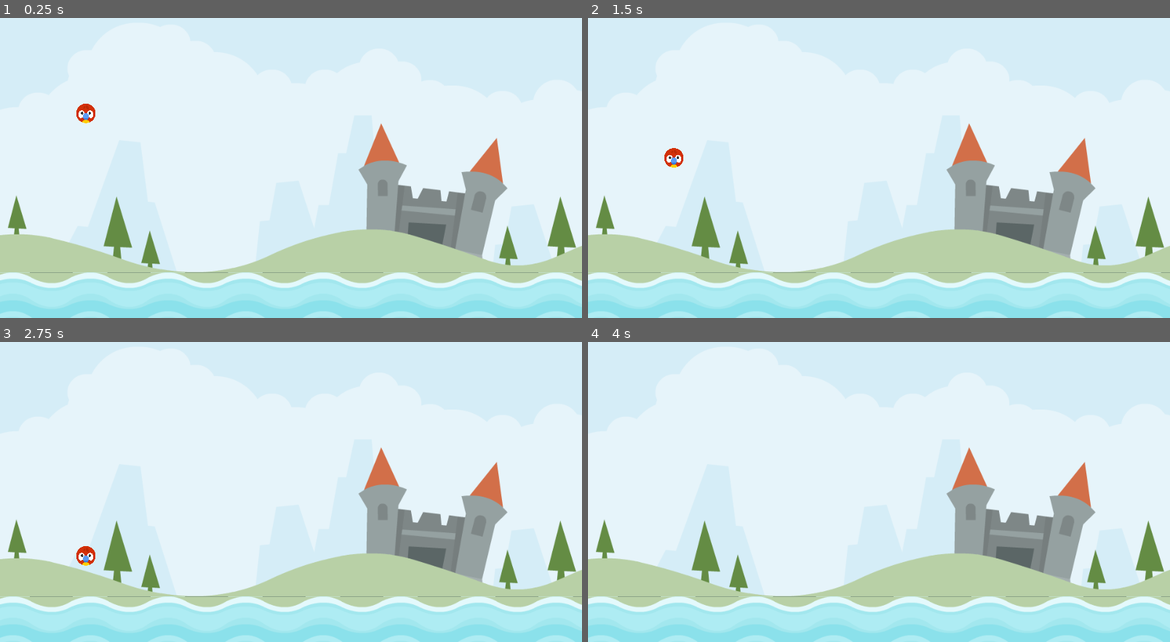
Above: before the commit, frames 1-4 (two rows, left to right).
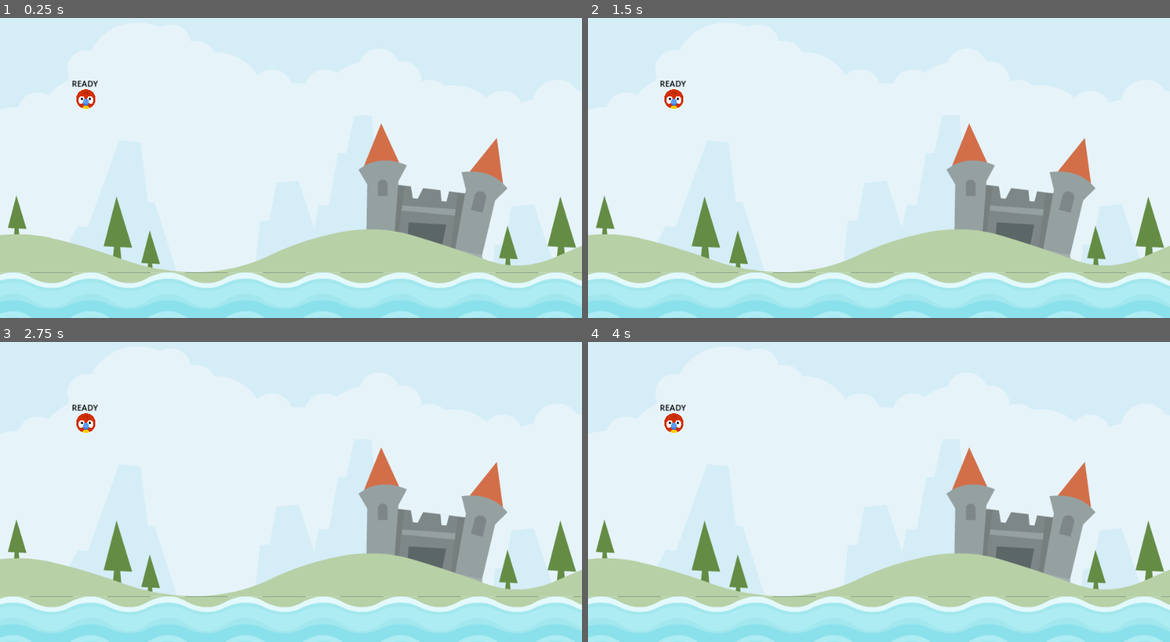
Above: after the commit, the same moments.

Repository: Babrakov/angry-animals
Game: Godot game, scene res://scenes/level.tscn
Same seed, same stepped clock (60 frames per second), same inputs: the game is played once before the commit and once after it.
Inputs (mouse positions are in pixels of both pictures, inside the frame that each line leads up to):
- Up to frame 1 (0.25 s): no input
- Up to frame 2 (1.5 s): move the mouse to (1007, 138) at 0.52 s; press the mouse at (1007, 138) at 0.53 s; release the mouse at (1007, 138) at 1.25 s; drag from (762, 171) to (908, 315) at 1.27 s
- Up to frame 3 (2.75 s): move the mouse to (349, 408) at 2.02 s; press the mouse at (349, 408) at 2.03 s
- Up to frame 4 (4 s): release the mouse at (937, 408) at 2.75 s; drag from (849, 543) to (704, 429) at 2.77 s; move the mouse to (1053, 528) at 3.52 s; press the mouse at (1053, 528) at 3.53 s

The runs differ from the first frame. In frame 1, 0.4% of the frame differs, in the area x 12-17%, y 20-36%; in frame 2, 0.4%; in frame 3, 0.4%, in the area x 12-17%, y 20-75%; in frame 4, 0.2%.

Commit message:
Animal state

Diff:
--- a/project.godot
+++ b/project.godot
@@ -23,6 +23,14 @@
 
 window/stretch/mode="canvas_items"
 
+[input]
+
+drag={
+"deadzone": 0.5,
+"events": [Object(InputEventMouseButton,"resource_local_to_scene":false,"resource_name":"","device":-1,"window_id":0,"alt_pressed":false,"shift_pressed":false,"ctrl_pressed":false,"meta_pressed":false,"button_mask":0,"position":Vector2(0, 0),"global_position":Vector2(0, 0),"factor":1.0,"button_index":1,"canceled":false,"pressed":false,"double_click":false,"script":null)
+]
+}
+
 [rendering]
 
 renderer/rendering_method="gl_compatibility"
--- a/scenes/animal.gd
+++ b/scenes/animal.gd
@@ -1,5 +1,9 @@
 extends RigidBody2D
+@onready var label: Label = $Label
 
+enum ANIMAL_STATE { READY , DRAG, RELEASE  }
+
+var _state: ANIMAL_STATE = ANIMAL_STATE.READY
 
 # Called when the node enters the scene tree for the first time.
 func _ready() -> void:
@@ -8,7 +12,34 @@
 
 # Called every frame. 'delta' is the elapsed time since the previous frame.
 func _physics_process(delta: float) -> void:
-	pass
+	update(delta)
+	label.text = "%s" % ANIMAL_STATE.keys()[_state]
+
+func set_new_state(new_state: ANIMAL_STATE) -> void:
+	_state = new_state
+	if _state == ANIMAL_STATE.RELEASE:
+		freeze = false
+	elif  _state == ANIMAL_STATE.DRAG:
+		pass
+
+func detect_release() -> bool:
+	if _state == ANIMAL_STATE.DRAG:
+		if Input.is_action_just_released("drag") == true:
+			set_new_state(ANIMAL_STATE.RELEASE)
+			return true
+	return false
+
+func update_drag() -> void:
+	if detect_release() == true:
+		return
+
+	var gmp = get_global_mouse_position()
+	position = gmp
+
+func update(delta: float) -> void:
+	match _state:
+		ANIMAL_STATE.DRAG:
+			update_drag()
 
 func die() -> void:
 	SignalManager.on_animal_died.emit()
@@ -16,3 +47,8 @@
 
 func _on_visible_on_screen_notifier_2d_screen_exited() -> void:
 	die()
+
+
+func _on_input_event(viewport: Node, event: InputEvent, shape_idx: int) -> void:
+	if _state == ANIMAL_STATE.READY and event.is_action_pressed("drag"):
+		set_new_state(ANIMAL_STATE.DRAG)
--- a/scenes/animal.tscn
+++ b/scenes/animal.tscn
@@ -7,6 +7,8 @@
 radius = 20.0
 
 [node name="Animal" type="RigidBody2D"]
+input_pickable = true
+freeze = true
 script = ExtResource("1_pb8pf")
 
 [node name="Sprite2D" type="Sprite2D" parent="."]
@@ -20,4 +22,13 @@
 position = Vector2(-9.53674e-07, 9.53674e-07)
 scale = Vector2(2, 2)
 
+[node name="Label" type="Label" parent="."]
+offset_left = -28.0
+offset_top = -42.0
+offset_right = 27.0
+offset_bottom = -19.0
+theme_override_colors/font_color = Color(0, 0, 0, 1)
+text = "DEBUG"
+
+[connection signal="input_event" from="." to="." method="_on_input_event"]
 [connection signal="screen_exited" from="VisibleOnScreenNotifier2D" to="." method="_on_visible_on_screen_notifier_2d_screen_exited"]
